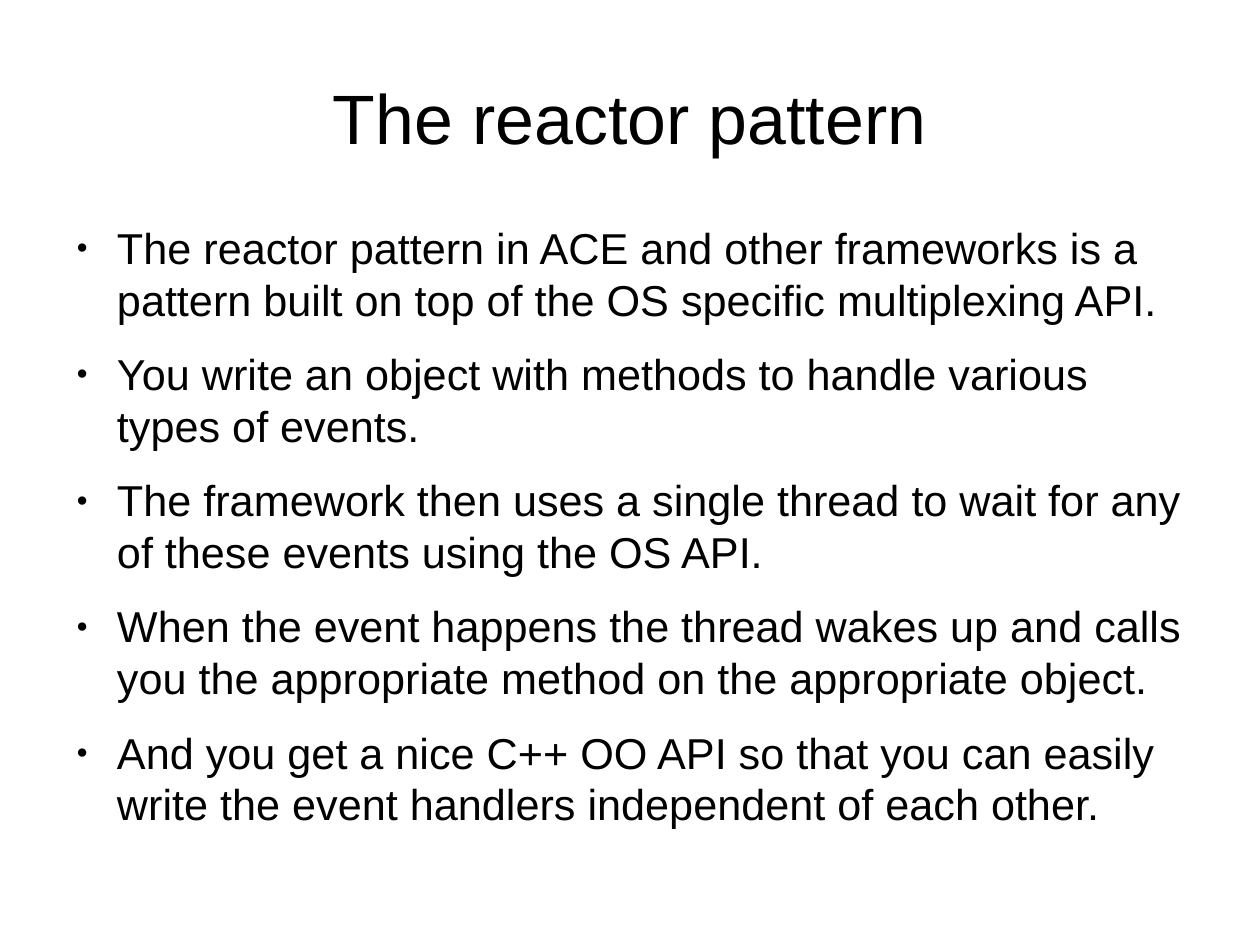
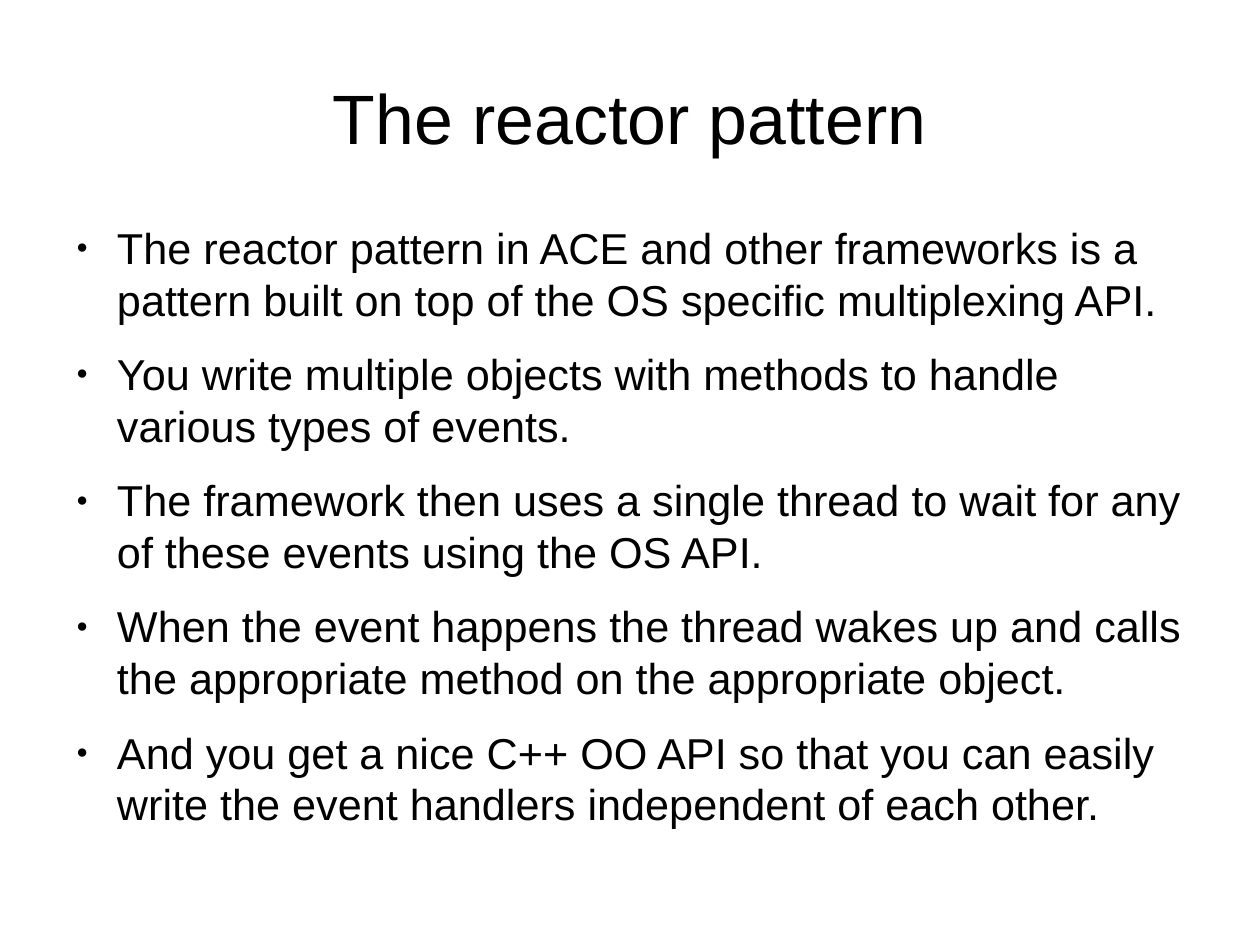
Before and after one commit to veltzer/demos-linux, a slide deck: slide 7 of doc/odp/linux_multiplexing.odp. Drawn at 1260x945 pixels with LibreOffice and Linux fonts; fonts in the diff are those of the drawing. Boxes give left, top, right and bottom in pixels: in the first picture for what was removed or moved away, otherwise in the second. Text is boxed around its words. In the diff, an @@ line names an element or a change of style, - is before the commit and + after.

```diff
--- a/doc/odp/linux_multiplexing.odp
+++ b/doc/odp/linux_multiplexing.odp
@@ text at <box>117,358,1059,450</box>: text changed @@
-● You write an object with methods to handle various types of events.
+● You write multiple objects with methods to handle various types of events.
@@ text at <box>117,610,1180,703</box>: text changed @@
-● When the event happens the thread wakes up and calls you the appropriate method on the appropriate object.
+● When the event happens the thread wakes up and calls the appropriate method on the appropriate object.
```
Also in this commit, not shown: 7 other files.
